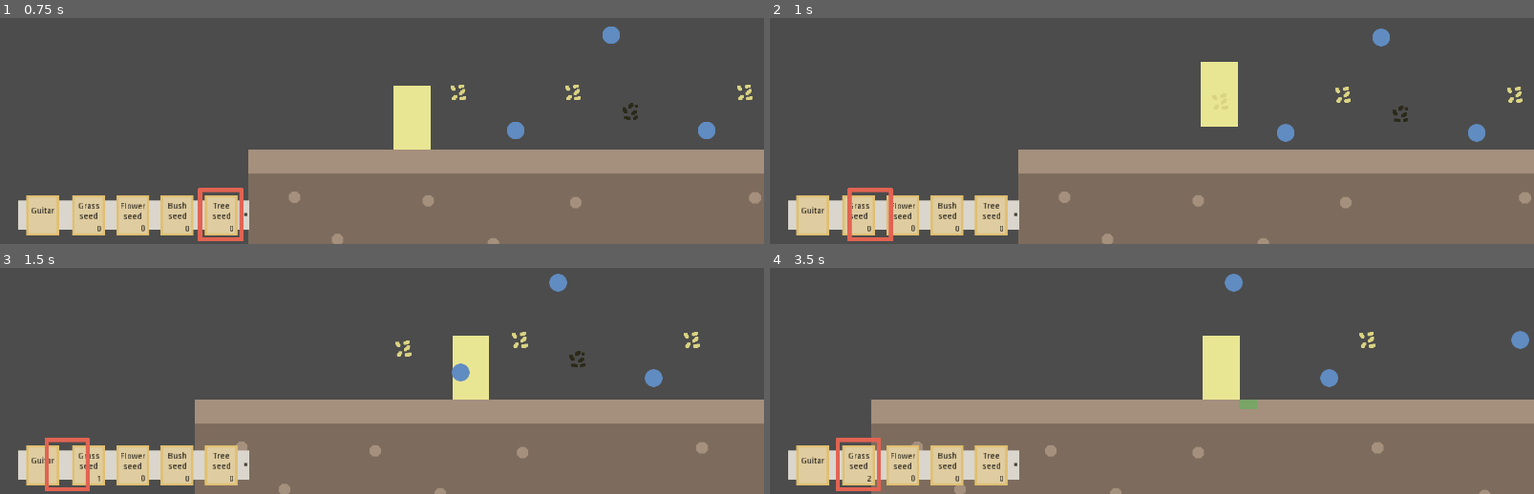
Above: before the commit, frames 1-4 (two rows, left to right).
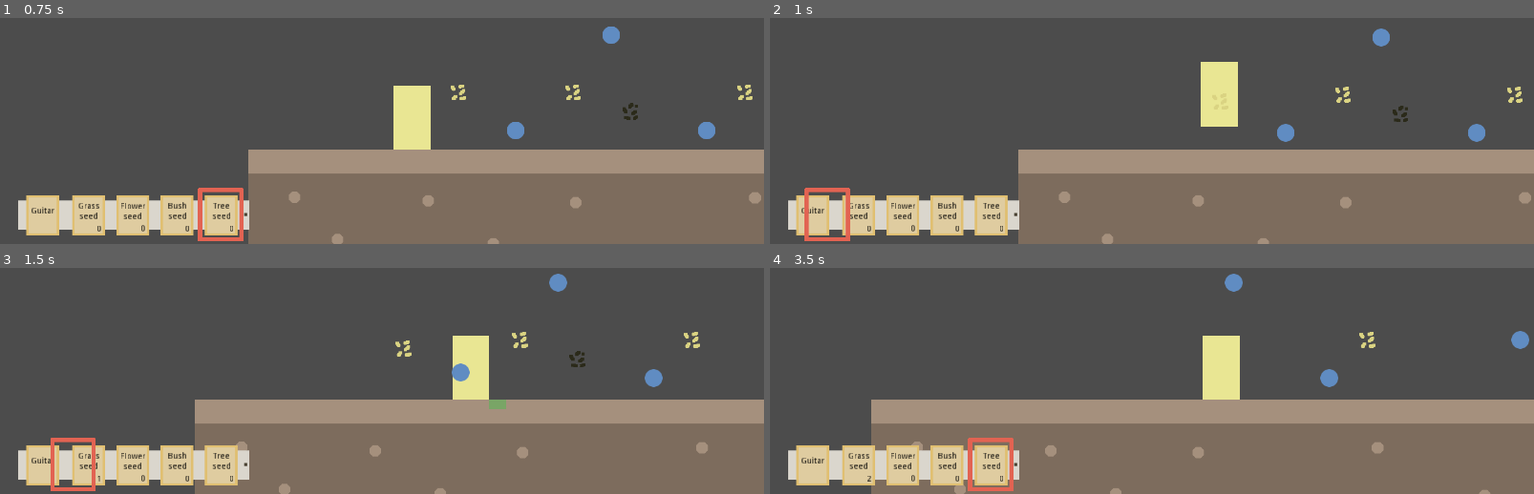
Above: after the commit, the same moments.

Repository: Cowa/Garden-Symphony
Game: Godot game, scene res://scenes/world/World.tscn
Two runs of this game, one before a commit and one after it. Both use one fixed random seed, a clock stepped at 60 frames per second and the inputs below.
Inputs (mouse positions are in pixels of both pictures, inside the frame that each line leads up to):
- Up to frame 1 (0.75 s): move the mouse to (outside the picture) at 0.52 s; hold Right (ui_right) from 0.53 s (still down); hold Mouse wheel down (left_belt_cursor) from 0.53 s (still down)
- Up to frame 2 (1 s): keep holding Right (ui_right); keep holding Mouse wheel down (left_belt_cursor); tap Up (ui_up) at 0.77 s; tap Mouse wheel up (right_belt_cursor) at 0.8 s
- Up to frame 3 (1.5 s): keep holding Right (ui_right); move the mouse to (229, 301) at 1.27 s; release Mouse wheel down (left_belt_cursor) at 1.28 s; tap Mouse wheel up (right_belt_cursor) at 1.35 s
- Up to frame 4 (3.5 s): tap Up (ui_up) at 1.52, 3.02 s; tap Mouse wheel down (left_belt_cursor) at 1.55, 3.05 s; move the mouse to (outside the picture) at 2.02 s; release Right (ui_right) at 2.03 s; hold Left (ui_left) 2.03-2.78 s; hold Mouse wheel down (left_belt_cursor) 2.03-2.78 s; tap Mouse wheel up (right_belt_cursor) at 2.3 s; move the mouse to (1113, 365) at 2.77 s; hold Right (ui_right) from 2.78 s (still down); tap Space (plant_seed) at 2.85 s

Frame 1 is identical in both runs. In frame 2, 0.8% of the frame differs, in the area x 4-17%, y 75-99%; in frame 3, 0.6%; in frame 4, 1.0%, in the area x 8-64%, y 58-99%.

Commit message:
Handling seed ticking

Diff:
--- a/scenes/items/seeds/PlantedSeed.tscn
+++ b/scenes/items/seeds/PlantedSeed.tscn
@@ -1,8 +1,19 @@
-[gd_scene format=2]
+[gd_scene load_steps=2 format=2]
 
-[node name="PlantedSeed" type="Node2D"]
+[ext_resource path="res://scripts/items/seeds/PlantedSeed.gd" type="Script" id=1]
+
+[node name="PlantedSeed" type="Node2D" index="0"]
+
+script = ExtResource( 1 )
 
 [node name="Sprite" type="Sprite" parent="." index="0"]
 
 centered = false
 _sections_unfolded = [ "Offset" ]
+
+[node name="Tick" type="Timer" parent="." index="1"]
+
+process_mode = 1
+wait_time = 3.0
+one_shot = false
+autostart = true
--- a/scenes/world/World.tscn
+++ b/scenes/world/World.tscn
@@ -18,7 +18,7 @@
 custom_solver_bias = 0.0
 extents = Vector2( 32, 288 )
 
-[node name="World" type="Node" index="0"]
+[node name="World" type="Node"]
 
 script = ExtResource( 1 )
 
@@ -28,6 +28,7 @@
 
 [node name="Ground" type="Node2D" parent="." index="1"]
 
+editor/display_folded = true
 position = Vector2( 1280, 640 )
 
 [node name="Sprite" type="Sprite" parent="Ground" index="0"]
@@ -64,6 +65,7 @@
 
 [node name="CollectableItems" type="Container" parent="." index="2"]
 
+editor/display_folded = true
 anchor_left = 0.0
 anchor_top = 0.0
 anchor_right = 0.0
@@ -162,6 +164,7 @@
 
 [node name="UI" type="CanvasLayer" parent="." index="4"]
 
+editor/display_folded = true
 layer = 1
 offset = Vector2( 0, 0 )
 rotation = 0.0
@@ -172,3 +175,10 @@
 
 position = Vector2( 224, 672 )
 _sections_unfolded = [ "Transform", "Z Index" ]
+
+[node name="Tick" type="Timer" parent="." index="5"]
+
+process_mode = 1
+wait_time = 3.0
+one_shot = false
+autostart = true
--- /dev/null
+++ b/scripts/items/seeds/PlantedSeed.gd
@@ -0,0 +1,17 @@
+extends Node2D
+
+var state = {
+	"growing": 0
+}
+
+func _ready():
+	$Tick.connect("timeout", self, "_on_tick")
+
+func _on_tick():
+	# Grow seed on tick
+	state.growing += 1
+
+#func _process(delta):
+#	# Called every frame. Delta is time since last frame.
+#	# Update game logic here.
+#	pass
--- a/scripts/player/Player.gd
+++ b/scripts/player/Player.gd
@@ -55,9 +55,9 @@
 			motion.y = JUMP
 
 	# Manage change belt cursor
-	if Input.is_action_pressed("left_belt_cursor"):
+	if Input.is_action_just_pressed("left_belt_cursor"):
 		belt_cursor_to_left()
-	elif Input.is_action_pressed("right_belt_cursor"):
+	elif Input.is_action_just_pressed("right_belt_cursor"):
 		belt_cursor_to_right()
 
 	# Plant seeds! (if we can)
--- a/scripts/world/World.gd
+++ b/scripts/world/World.gd
@@ -12,17 +12,21 @@
 	# Connect pre-existing item
 	for item in $CollectableItems.get_children():
 		item.connect("pickup", $Player, "picked_item")
-	pass
+
+	$Tick.connect("timeout", self, "_on_tick")
 
 func _physics_process(delta):
 	if Input.is_action_pressed("ui_reload"):
 		get_tree().reload_current_scene()
 
 func _seed_planted(seed_type, position):
-	print(position)
 	var seed_instance = PLANTED_SEEDS[seed_type].instance()
 	seed_instance.set_position($Ground.to_local(position))
 	$Ground/PlantedSeeds.add_child(seed_instance)
+
+# World ticking
+func _on_tick():
+	pass
 
 #func _process(delta):
 #	# Called every frame. Delta is time since last frame.
